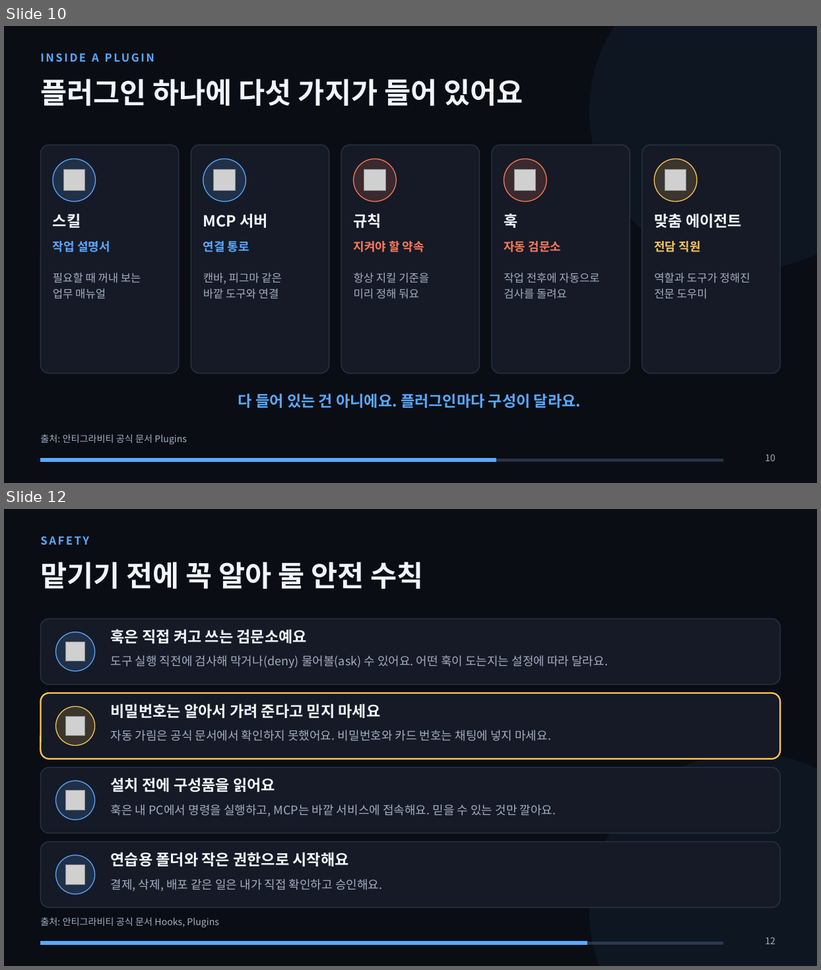
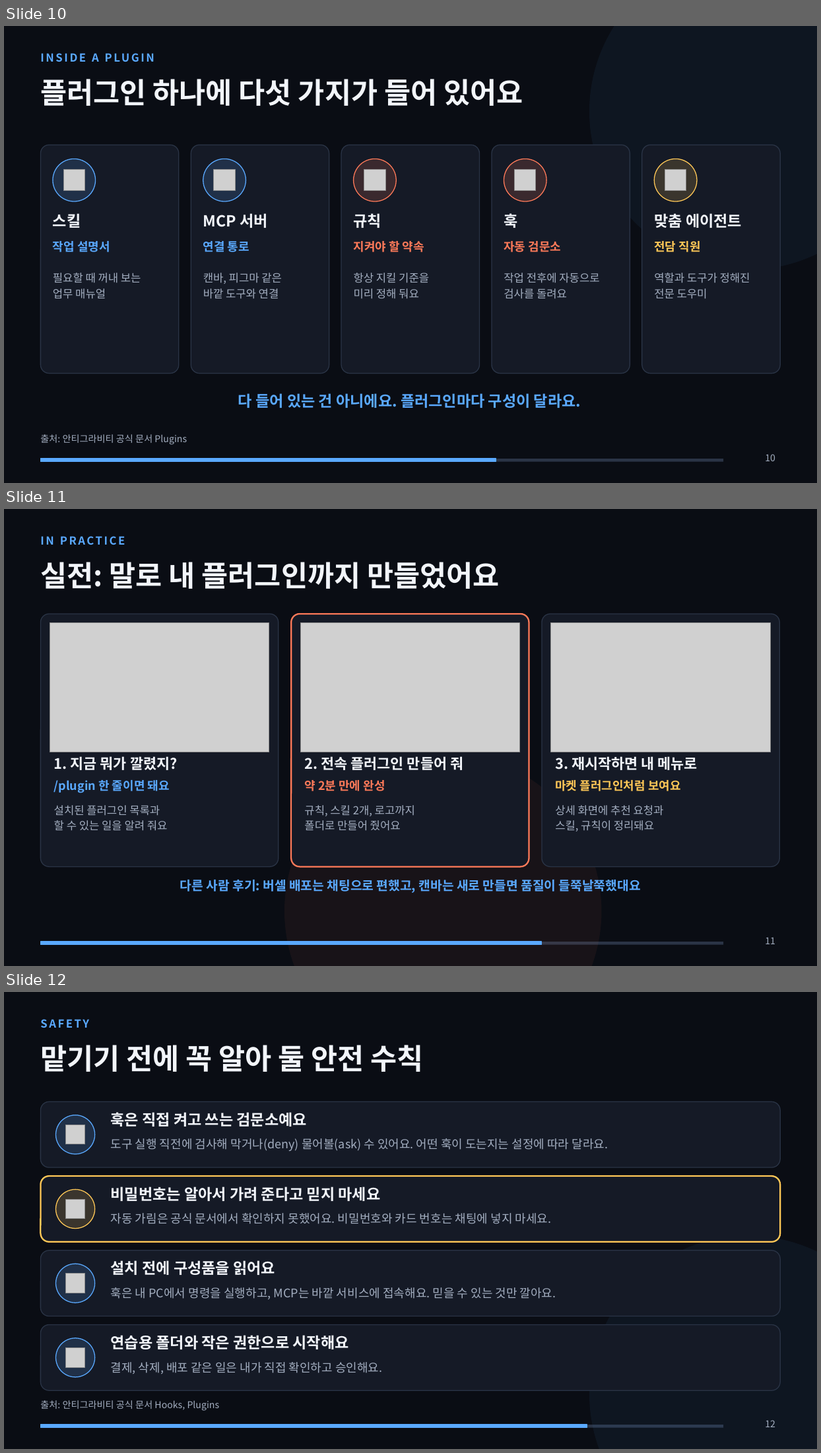
Before and after one commit to metaluca27/huhsame-script, a slide deck: docs/강의/안티그라비티_입문/안티그라비티_입문_강의.pptx. Shown one above the other, each under a label of ours: slides 10 and 12 before the commit, slides 10, 11 and 12 after it; the slides between them are not shown. The pictures are 821x970 and 821x1453 pixels, drawn with LibreOffice and Linux fonts; fonts in the diff are those of the drawing; grey boxes stand for pictures. Boxes give left, top, right and bottom in pixels: in the first picture for what was removed or moved away, otherwise in the second. Text is boxed around its words. In the diff, an @@ line names an element or a change of style, - is before the commit and + after.

```diff
--- a/docs/강의/안티그라비티_입문/안티그라비티_입문_강의.pptx
+++ b/docs/강의/안티그라비티_입문/안티그라비티_입문_강의.pptx
@@ slide 11 added at bbox=[4, 509, 817, 966], background #0A0D14; not listed: 1 template element that a slide beside it also shows @@
@@ text added at bbox=[40, 536, 125, 545], 13 pt, text #5AA9FF, bold @@
+IN PRACTICE
@@ title added at bbox=[40, 562, 500, 589], 34 pt, text #F2F5FA, bold @@
+실전: 말로 내 플러그인까지 만들었어요
@@ rounded rectangle added at bbox=[40, 614, 279, 867], fill #151A26, outline #2A3446 1 pt @@
@@ picture added at bbox=[50, 623, 269, 753] @@
@@ rounded rectangle added at bbox=[291, 614, 529, 867], fill #151A26, outline #FF7A59 1.75 pt @@
@@ picture added at bbox=[300, 623, 520, 753] @@
@@ rounded rectangle added at bbox=[542, 614, 780, 867], fill #151A26, outline #2A3446 1 pt @@
@@ picture added at bbox=[551, 623, 771, 753] @@
@@ text added at bbox=[54, 757, 178, 770], 17 pt, text #F2F5FA, bold @@
+1. 지금 뭐가 깔렸지?
@@ ellipse added at bbox=[284, 753, 602, 966], fill #FF7A59 at 6% opacity @@
@@ text added at bbox=[304, 757, 463, 770], 17 pt, text #F2F5FA, bold @@
+2. 전속 플러그인 만들어 줘
@@ text added at bbox=[555, 757, 698, 770], 17 pt, text #F2F5FA, bold @@
+3. 재시작하면 내 메뉴로
@@ text added at bbox=[54, 780, 170, 793], 14 pt, text #5AA9FF, bold @@
+/plugin 한 줄이면 돼요
@@ text added at bbox=[304, 780, 385, 791], 14 pt, text #FF7A59, bold @@
+약 2분 만에 완성
@@ text added at bbox=[555, 780, 681, 791], 14 pt, text #FFC857, bold @@
+마켓 플러그인처럼 보여요
@@ text added at bbox=[54, 805, 168, 831], 13 pt, text #A3AEC0 @@
+설치된 플러그인 목록과
+할 수 있는 일을 알려 줘요
@@ text added at bbox=[304, 805, 415, 831], 13 pt, text #A3AEC0 @@
+규칙, 스킬 2개, 로고까지
+폴더로 만들어 줬어요
@@ text added at bbox=[555, 805, 664, 832], 13 pt, text #A3AEC0 @@
+상세 화면에 추천 요청과
+스킬, 규칙이 정리돼요
@@ text added at bbox=[180, 880, 641, 893], 15 pt, text #5AA9FF, bold @@
+다른 사람 후기: 버셀 배포는 채팅으로 편했고, 캔바는 새로 만들면 품질이 들쭉날쭉했대요
@@ rectangle added at bbox=[40, 942, 541, 945], fill #5AA9FF, outline #5AA9FF 1 pt @@
@@ page number added at bbox=[765, 937, 776, 945], 11 pt, text #A3AEC0 @@
+11
```
Also in this commit, not shown: 5 slides changed, 1 slide removed, 12 other files.
